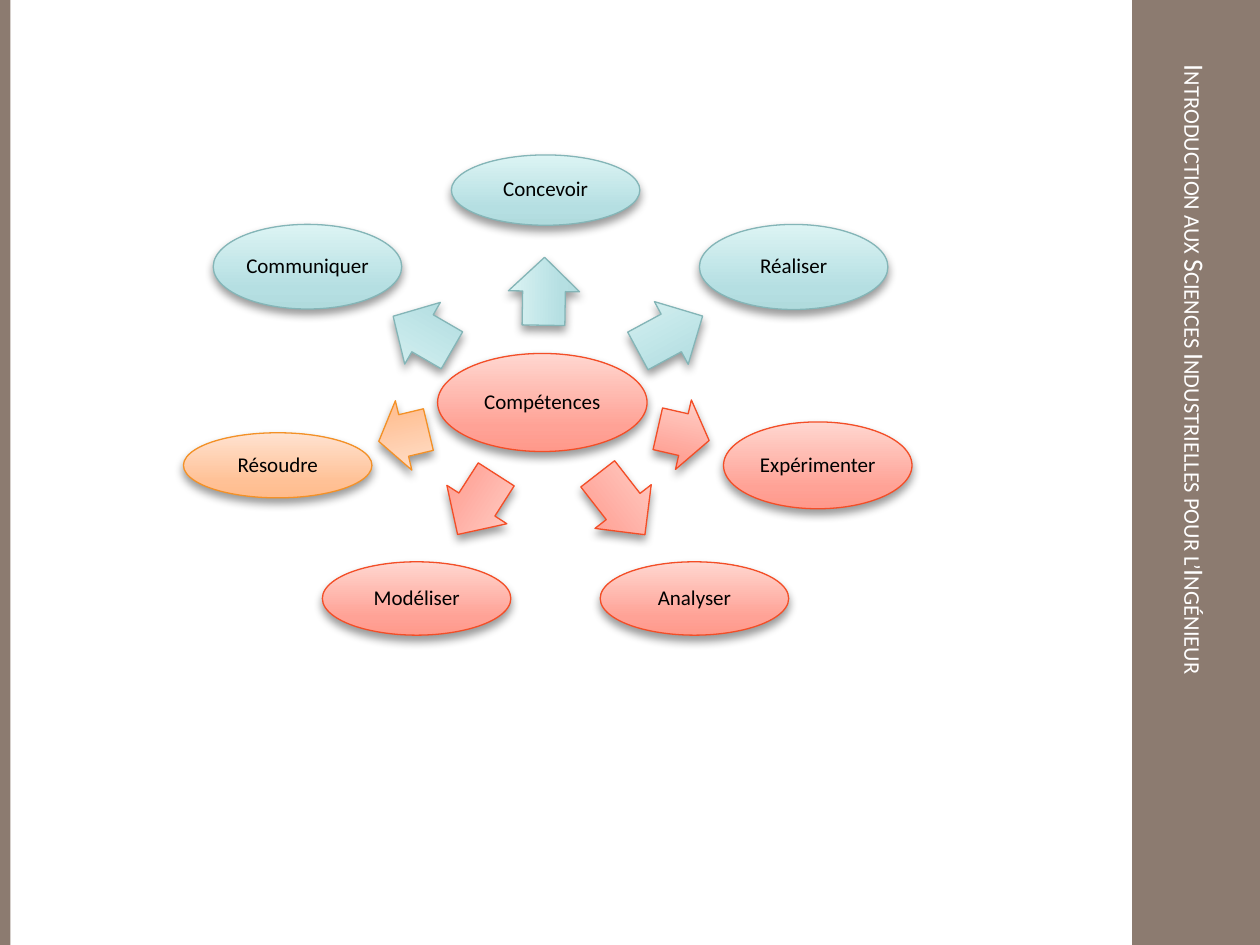
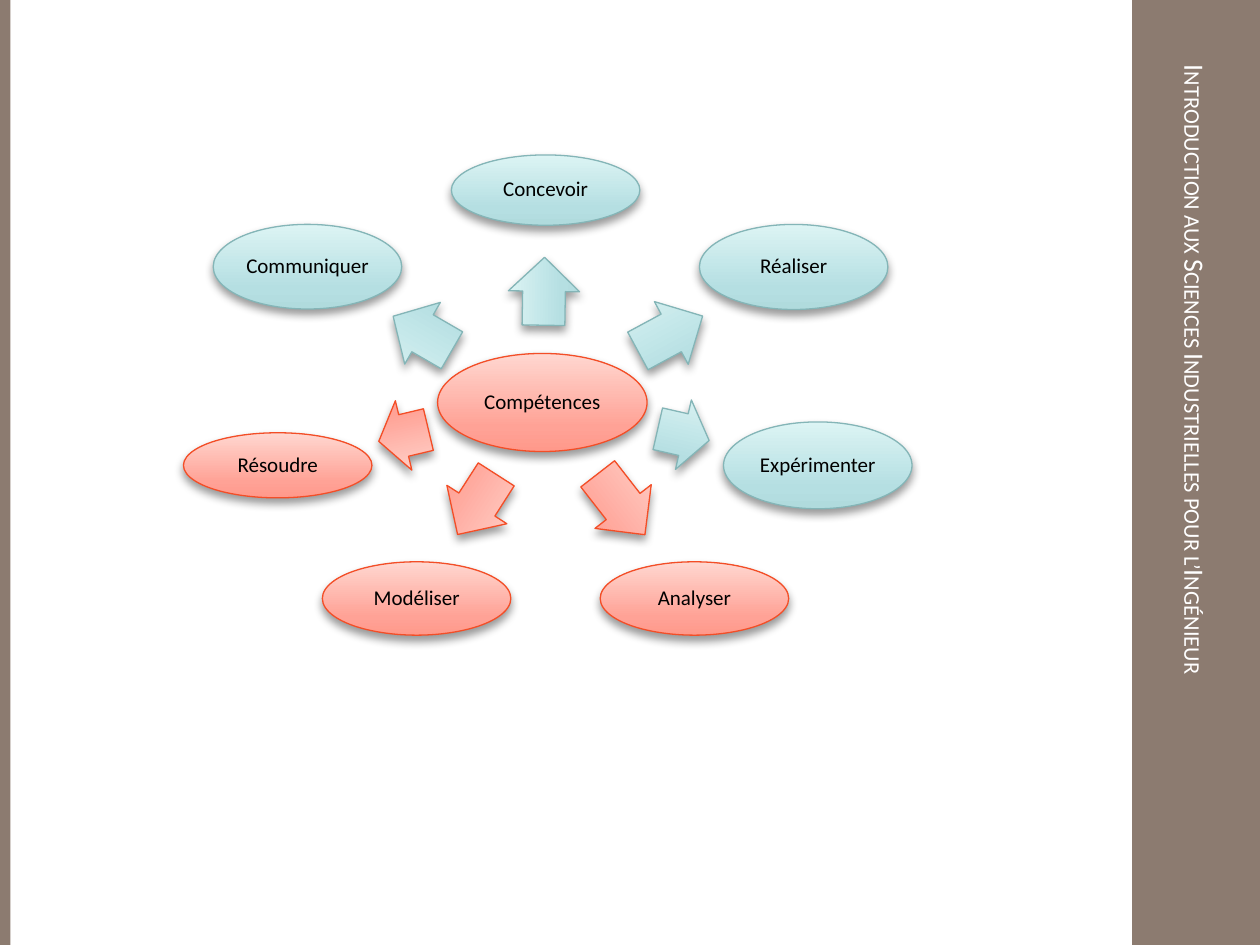
Before and after one commit to xpessoles/TP_Documents, a slide deck: slide 4 of Ressources/Ecarts.pptx. Drawn at 1260x945 pixels with LibreOffice and Linux fonts; fonts in the diff are those of the drawing; background and template pictures are left out. Boxes give left, top, right and bottom in pixels: in the first picture for what was removed or moved away, otherwise in the second. Text is boxed around its words. In the diff, an @@ line names an element or a change of style, - is before the commit and + after.

Commit message:
MAJ

```diff
--- a/Ressources/Ecarts.pptx
+++ b/Ressources/Ecarts.pptx
@@ right arrow at (370, 395, 436, 476): fill gradient #FFBC8C to #FFC297 to #FFE3D2 to gradient #FF9A8C to #FFA397 to #FFD6D2; outline #F39227 0.75 pt to #F34E27 0.75 pt @@
@@ right arrow at (650, 394, 718, 476): fill gradient #FF9A8C to #FFA397 to #FFD6D2 to gradient #B1DCDD to #B6E0E2 to #DCF3F4; outline #F34E27 0.75 pt to #84B5B6 0.75 pt @@
@@ ellipse at (184, 433, 373, 499): fill gradient #FFBC8C to #FFC297 to #FFE3D2 to gradient #FF9A8C to #FFA397 to #FFD6D2; outline #F39227 0.75 pt to #F34E27 0.75 pt @@
@@ ellipse at (723, 422, 912, 509): fill gradient #FF9A8C to #FFA397 to #FFD6D2 to gradient #B1DCDD to #B6E0E2 to #DCF3F4; outline #F34E27 0.75 pt to #84B5B6 0.75 pt @@
```
